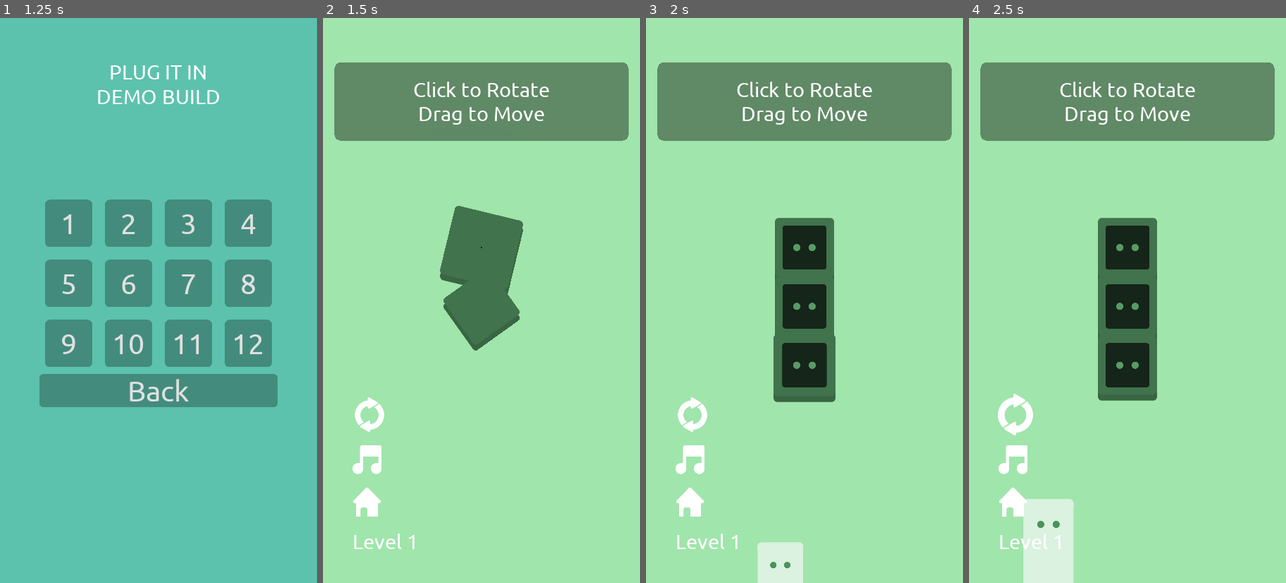
Above: before the commit, frames 1-4 (left to right).
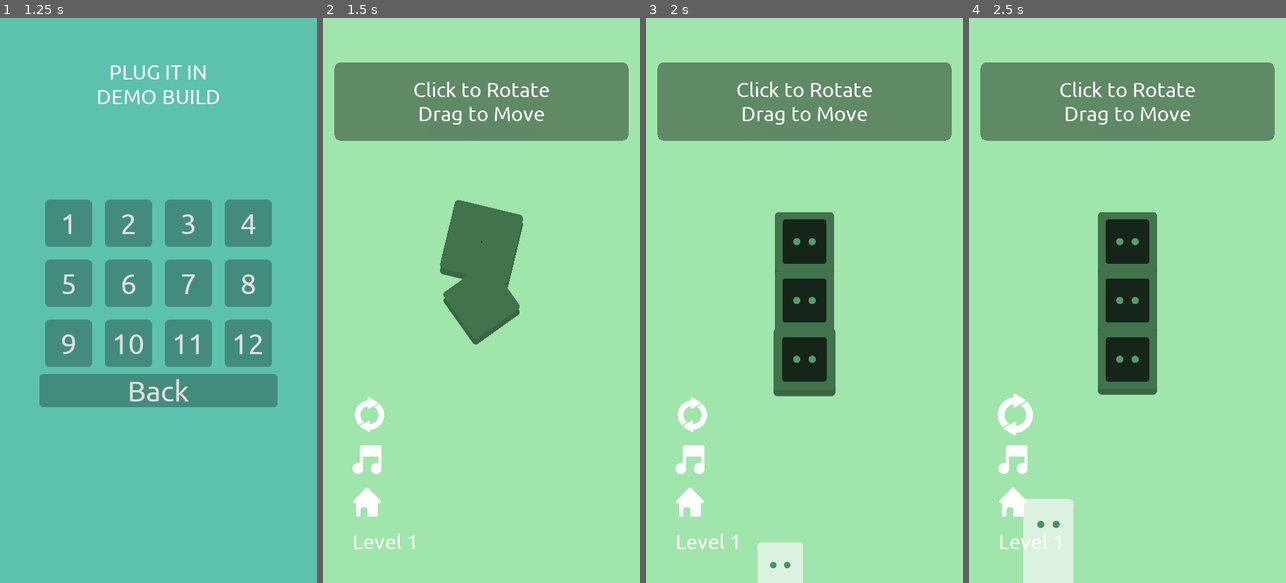
Above: after the commit, the same moments.

Repository: unSAME-Studio/ProjectOutlet
Game: Godot game, scene res://scenes/Menu.tscn
Two runs of this game, one before a commit and one after it. Both use one fixed random seed, a clock stepped at 60 frames per second and the inputs below.
Inputs (mouse positions are in pixels of both pictures, inside the frame that each line leads up to):
- Up to frame 1 (1.25 s): click "Play" at 0.5 s
- Up to frame 2 (1.5 s): click "1" at 1.25 s
- Up to frame 3 (2 s): no input
- Up to frame 4 (2.5 s): click (1016, 413) at 2 s

Frame 1 is identical in both runs. In frame 2, 0.7% of the frame differs, in the area x 36-64%, y 32-59%; in frame 3, 1.6%, in the area x 40-60%, y 34-68%; in frame 4, 1.5%.

Commit message:
Animation Fixes

Diff:
--- a/objects/Outlet.gd
+++ b/objects/Outlet.gd
@@ -129,19 +129,15 @@
 	return fit
 
 
-
-
 func select(new_plug):
 	emit_signal("select")
 
-	#set_modulate(ColorManager.color.main_light)
-
-	$AnimationPlayer.play("hint")
+	if not host_plug:
+		$AnimationPlayer.play("hint")
 
 
 func deselect():
 	emit_signal("deselect")
 
-	#set_modulate(ColorManager.color.main_dark)
-
-	$AnimationPlayer.play("hint_detach")
+	if not host_plug:
+		$AnimationPlayer.play("hint_detach")
--- a/objects/Outlet.tscn
+++ b/objects/Outlet.tscn
@@ -204,7 +204,6 @@
 
 [node name="BG" type="Sprite" parent="."]
 self_modulate = Color( 0.709804, 0.709804, 0.709804, 1 )
-position = Vector2( 0, 20 )
 rotation = 1.5708
 scale = Vector2( 1e-05, 1e-05 )
 z_index = -20
@@ -213,7 +212,7 @@
 
 [node name="BG2" type="Sprite" parent="."]
 self_modulate = Color( 0.623529, 0.623529, 0.623529, 1 )
-position = Vector2( 0, 40 )
+position = Vector2( 0, 20 )
 rotation = 1.5708
 scale = Vector2( 1e-05, 1e-05 )
 z_index = -22
@@ -221,7 +220,6 @@
 texture = ExtResource( 3 )
 
 [node name="Head" type="Sprite" parent="."]
-position = Vector2( 0, 20 )
 scale = Vector2( 1e-05, 1e-05 )
 texture = ExtResource( 2 )
 
--- a/scenes/Editor.gd
+++ b/scenes/Editor.gd
@@ -210,7 +210,7 @@
 	var new_outlet = [
 		int($"CanvasLayer/Control/PanelContainer/VBoxContainer/HBoxContainer3/Headx".get_line_edit().get_text()),
 		int($"CanvasLayer/Control/PanelContainer/VBoxContainer/HBoxContainer3/Heady".get_line_edit().get_text()),
-		int($"CanvasLayer/Control/PanelContainer/VBoxContainer/HBoxContainer/Type".get_selected()),
+		int($"CanvasLayer/Control/PanelContainer/VBoxContainer/HBoxContainer3/Type".get_selected()),
 		int($"CanvasLayer/Control/PanelContainer/VBoxContainer/HBoxContainer3/Rot".get_line_edit().get_text()),
 	]
 
--- a/scripts/MusicPlayer.gd
+++ b/scripts/MusicPlayer.gd
@@ -3,10 +3,12 @@
 var default_volume = -12
 
 var song1 = preload("res://sounds/Fixaproblem.ogg")
+var song2 = preload("res://sounds/Fixaproblem.ogg")
+var playlist = [song1, song2]
 
 func _ready():
 	var a = AudioStreamPlayer.new()
-	a.set_stream(song1)
+	a.set_stream(playlist[randi() % 2])
 	a.set_volume_db(-80)
 	a.set_bus("Music")
 	a.set_autoplay(true)
@@ -22,7 +24,8 @@
 
 
 func _on_finished():
-	pass
+	$BGM.set_stream(playlist[randi() % 2])
+	$BGM.play()
 
 
 func fade_in():
Not shown, changed: sounds/Fixaproblem.ogg.import
